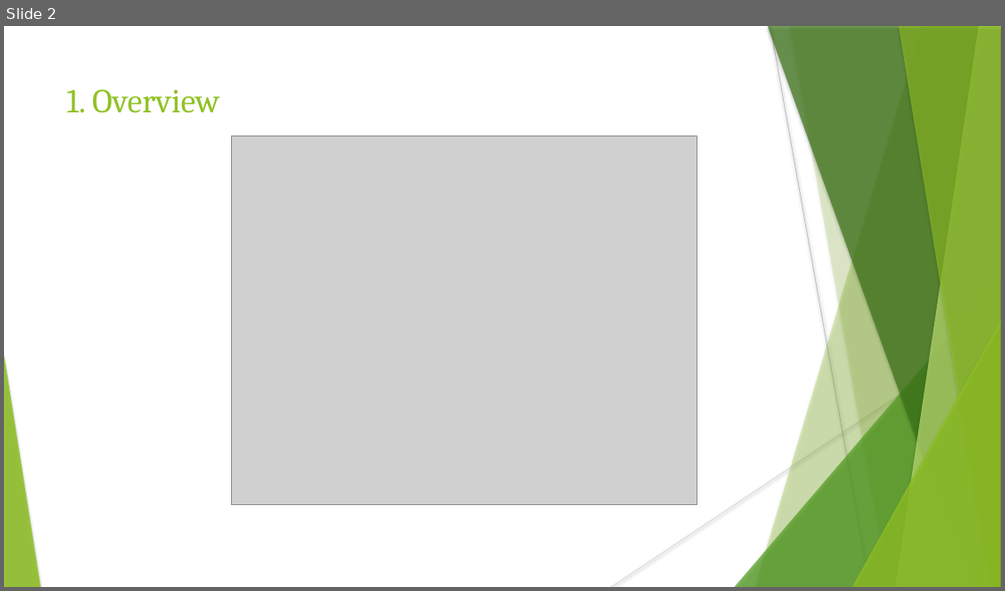
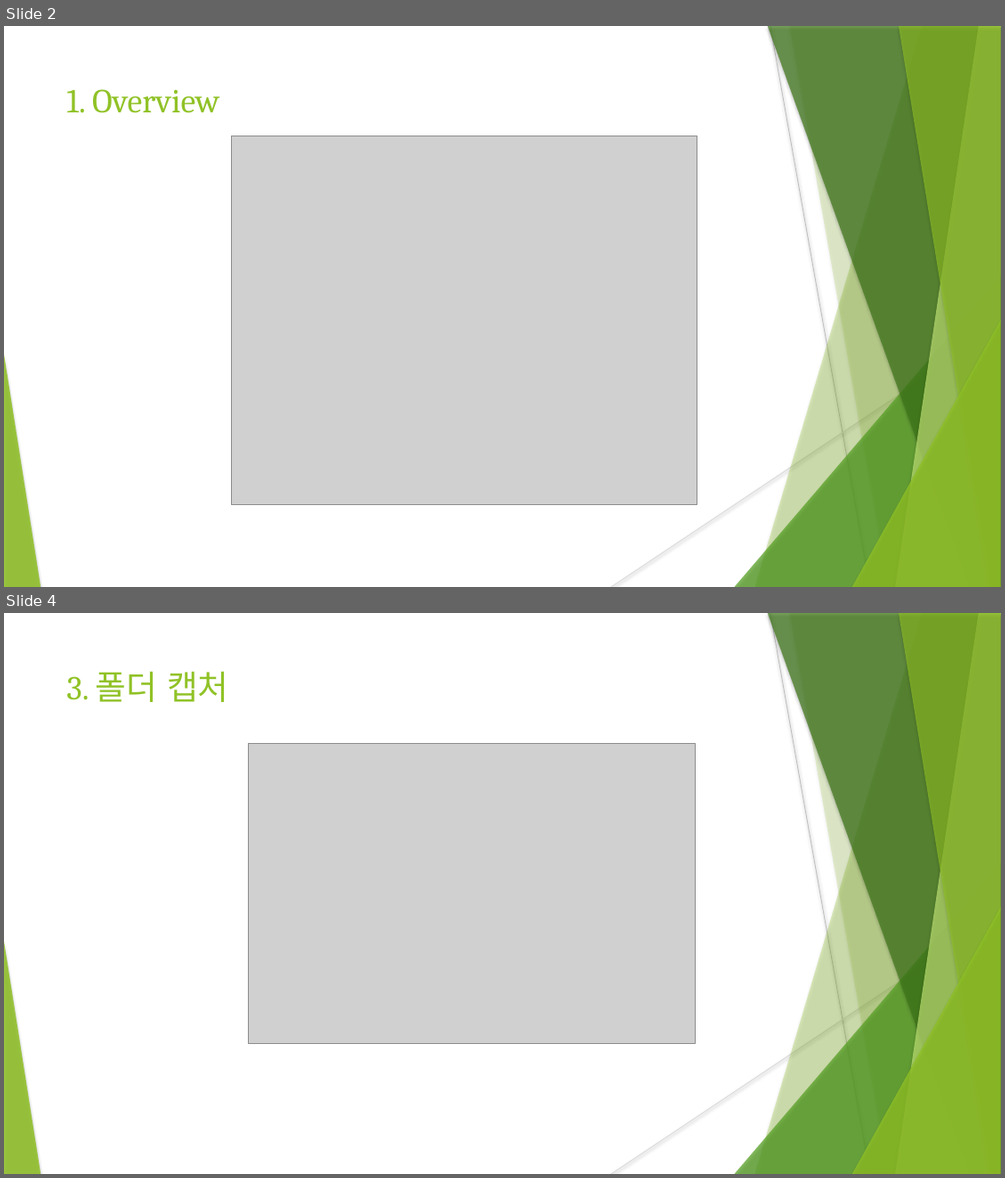
Before and after one commit to WeslySloan/SystemProgramming, a slide deck: 2018975021김현수 시스템 프로그래밍 github.pptx. Shown one above the other, each under a label of ours: slide 2 before the commit, slides 2 and 4 after it; the slides between them are not shown. The pictures are 1005x591 and 1005x1178 pixels, drawn with LibreOffice and Linux fonts; fonts in the diff are those of the drawing; grey boxes stand for pictures; background and template pictures are left out. Boxes give left, top, right and bottom in pixels: in the first picture for what was removed or moved away, otherwise in the second. Text is boxed around its words. In the diff, an @@ line names an element or a change of style, - is before the commit and + after.

```diff
--- a/2018975021김현수 시스템 프로그래밍 github.pptx
+++ b/2018975021김현수 시스템 프로그래밍 github.pptx
@@ slide 4 added at box(4, 613, 1001, 1174), background #FFFFFF; not listed: 10 template elements that a slide beside it also shows @@
@@ title added at box(66, 671, 229, 702), 32.4 pt, text #90C226 @@
+3. 폴더 캡처
@@ picture added at box(248, 743, 695, 1043) @@
```
Also in this commit, not shown: 2 slides changed.
